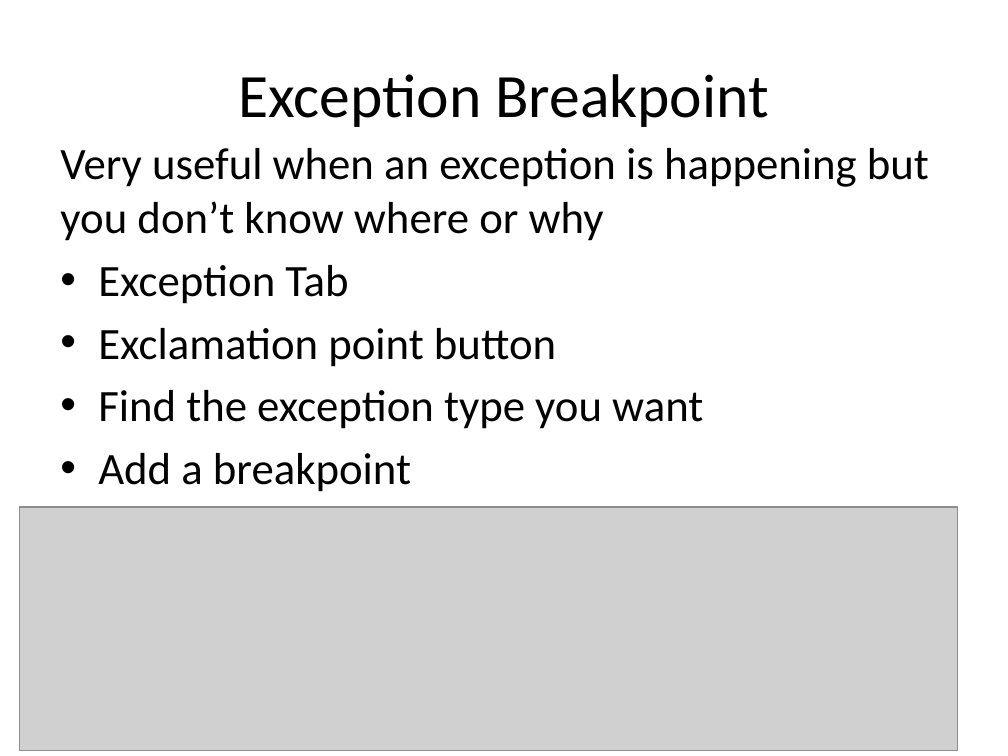
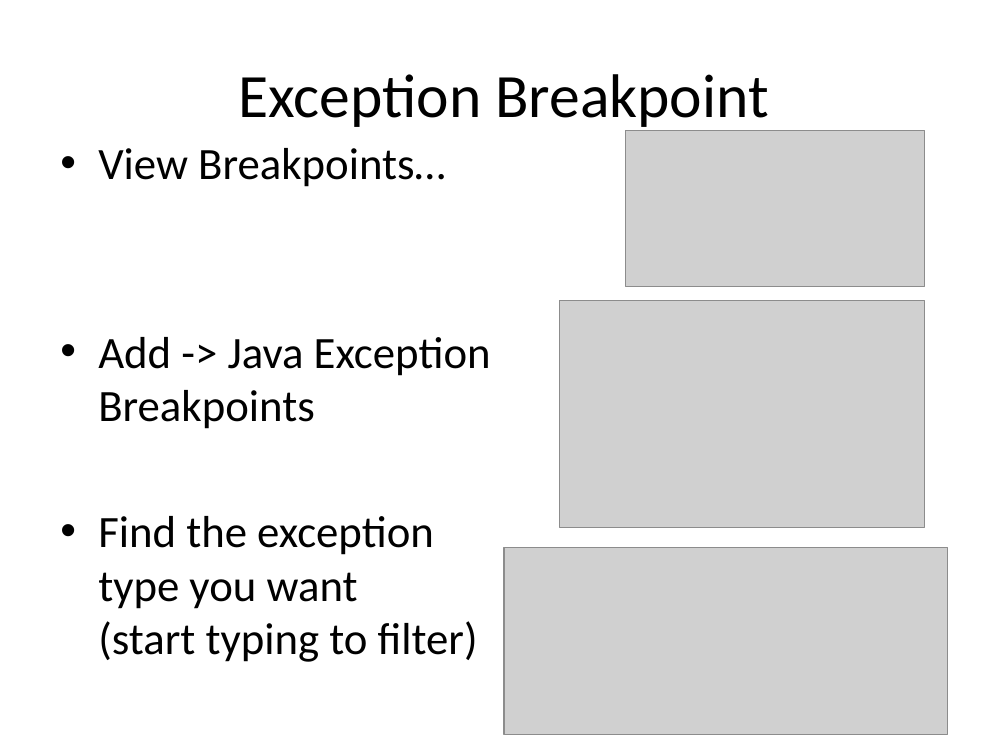
Before and after one commit to RHIT-CSSE/csse220, a slide deck: slide 8 of ClassMaterials/MapsAndObjectIntro/Slides/Part5-UsingDebugger.pptx (slide 12 before the commit). Drawn at 1008x756 pixels with LibreOffice and Linux fonts; fonts in the diff are those of the drawing; grey boxes stand for pictures. Boxes give left, top, right and bottom in pixels: in the first picture for what was removed or moved away, otherwise in the second. Text is boxed around its words. In the diff, an @@ line names an element or a change of style, - is before the commit and + after.

```diff
--- a/ClassMaterials/MapsAndObjectIntro/Slides/Part5-UsingDebugger.pptx
+++ b/ClassMaterials/MapsAndObjectIntro/Slides/Part5-UsingDebugger.pptx
@@ text at <box>98,148,491,662</box>: text changed @@
-Very useful when an exception is happening but you don’t know where or why
-• Exception Tab
-• Exclamation point button
-• Find the exception type you want
-• Add a breakpoint
+• View Breakpoints…
+• Add -> Java Exception
+  Breakpoints
+• Find the exception
+  type you want
+  (start typing to filter)
@@ picture added at <box>626,130,925,286</box> @@
@@ picture added at <box>559,300,925,527</box> @@
@@ picture removed at <box>19,507,958,751</box> @@
@@ picture added at <box>504,547,948,735</box> @@
```
Also in this commit, not shown: 6 other slides changed, 4 slides removed, 3 other files.
